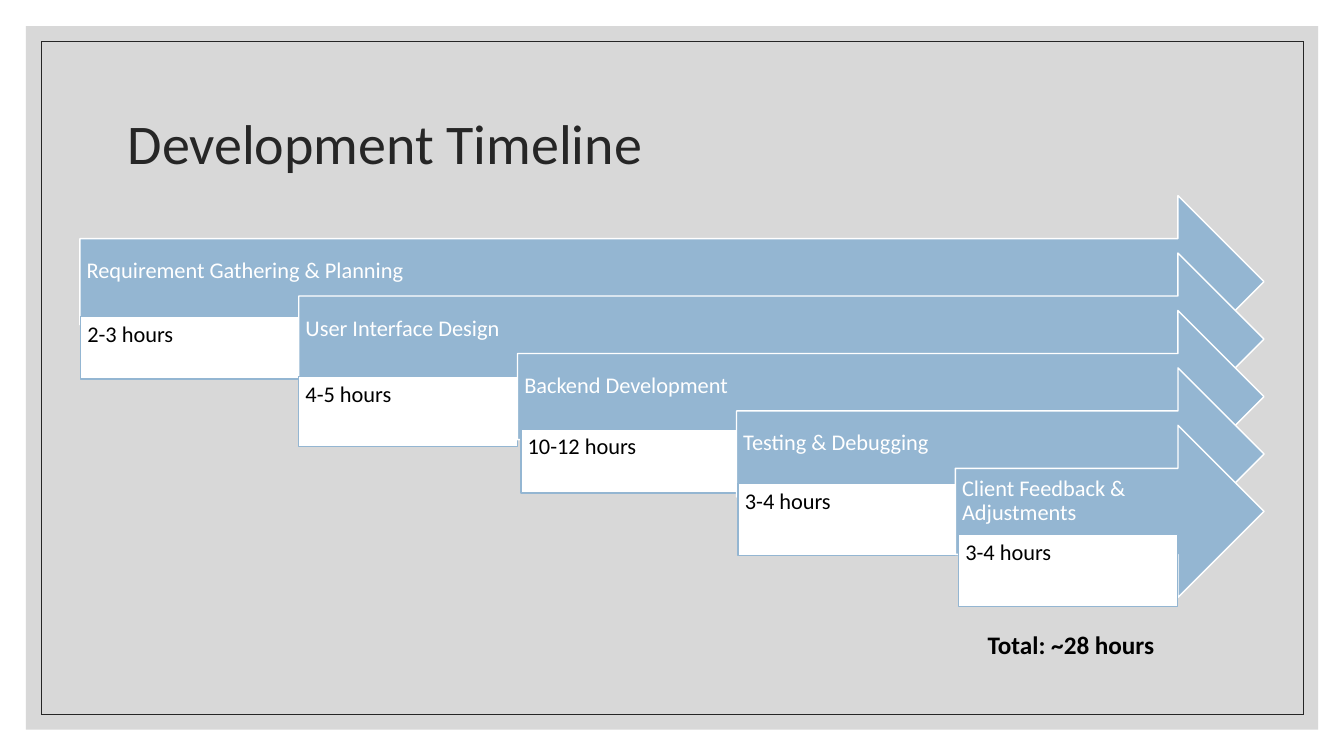
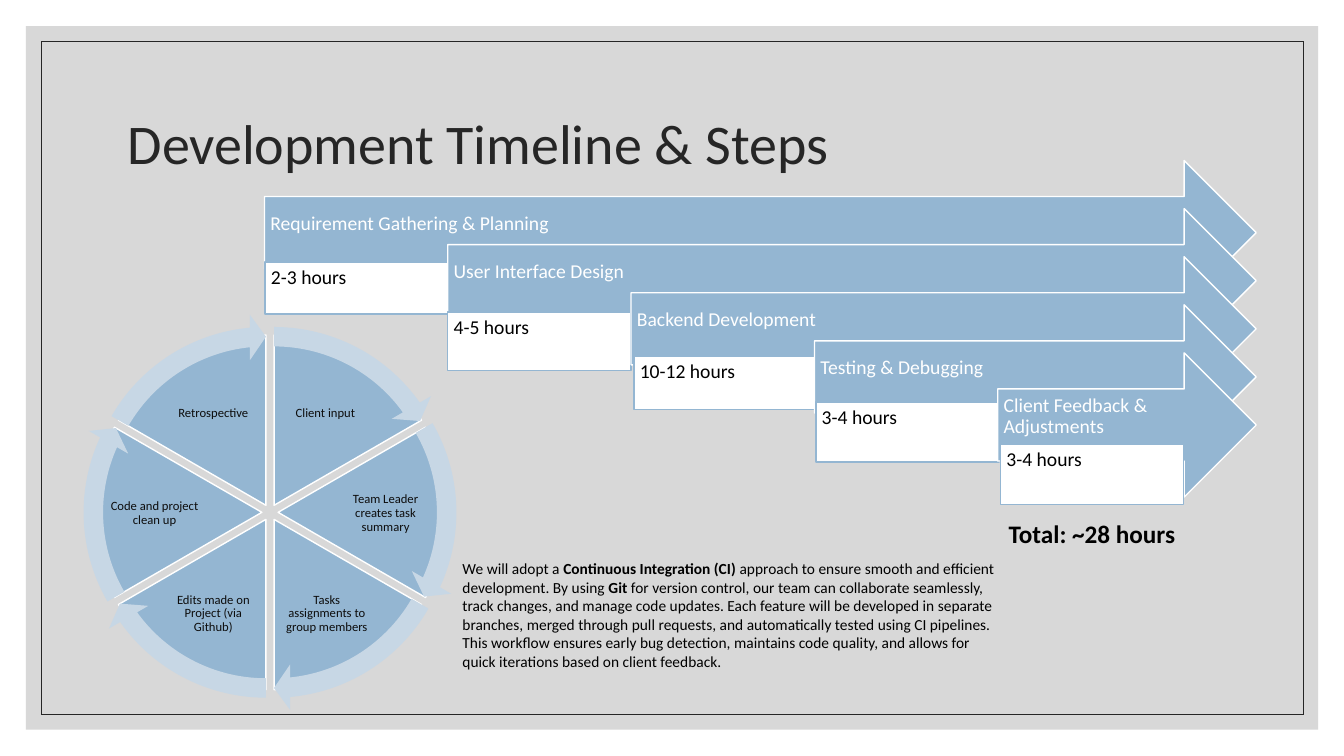
Before and after one commit to MrPlouf/DIP392-Locotion, a slide deck: slide 5 of project_docs/LOCOTION_Presentation.pptx. Drawn at 1344x756 pixels with LibreOffice and Linux fonts; fonts in the diff are those of the drawing. Boxes give left, top, right and bottom in pixels: in the first picture for what was removed or moved away, otherwise in the second. Text is boxed around its words. In the diff, an @@ line names an element or a change of style, - is before the commit and + after.

Commit message:
Edit v1.0 of presentation

```diff
--- a/project_docs/LOCOTION_Presentation.pptx
+++ b/project_docs/LOCOTION_Presentation.pptx
@@ title at box(128, 125, 828, 173): text changed @@
-Development Timeline
+Development Timeline & Steps
@@ right arrow: place and size @@
-right arrow at box(80, 196, 1264, 368)
+right arrow at box(264, 160, 1256, 304)
@@ text "Requirement Gathering & Planning": place and size @@
-text "Requirement Gathering & Planning" at box(87, 262, 403, 282)
+text "Requirement Gathering & Planning" at box(270, 216, 549, 233)
@@ right arrow: place and size @@
-right arrow at box(298, 253, 1264, 425)
+right arrow at box(448, 209, 1256, 353)
@@ size 16 to 14 pt in 10 elements at box(1004, 398, 1129, 436), box(820, 360, 983, 377), box(454, 264, 624, 281), box(637, 312, 816, 329), box(270, 216, 549, 233), box(1006, 452, 1082, 466), box(822, 410, 897, 424), box(640, 364, 735, 378), box(454, 320, 529, 334), box(271, 270, 346, 284) @@
@@ text "2-3 hours": place and size @@
-text "2-3 hours" at box(87, 326, 173, 342)
+text "2-3 hours" at box(271, 270, 346, 284)
@@ rectangle: place and size @@
-rectangle at box(81, 317, 299, 379)
+rectangle at box(265, 262, 449, 315)
@@ text "User Interface Design": place and size @@
-text "User Interface Design" at box(305, 321, 499, 340)
+text "User Interface Design" at box(454, 264, 624, 281)
@@ right arrow: place and size @@
-right arrow at box(517, 311, 1264, 483)
+right arrow at box(631, 257, 1256, 401)
@@ text "Backend Development": place and size @@
-text "Backend Development" at box(524, 377, 728, 397)
+text "Backend Development" at box(637, 312, 816, 329)
@@ group added at box(71, 315, 470, 711): 6 pie slice (boxed as its full ellipse)s, 6 texts, 6 circular arrows @@
+Client input
+Team Leader creates task summary
+Tasks assignments to group members
+Edits made on Project (via Github)
+Code and project clean up
+Retrospective
@@ text "4-5 hours": place and size @@
-text "4-5 hours" at box(305, 386, 391, 402)
+text "4-5 hours" at box(454, 320, 529, 334)
@@ rectangle: place and size @@
-rectangle at box(298, 377, 517, 447)
+rectangle at box(448, 313, 631, 371)
@@ right arrow: place and size @@
-right arrow at box(737, 368, 1264, 540)
+right arrow at box(815, 304, 1256, 449)
@@ text "10-12 hours": place and size @@
-text "10-12 hours" at box(528, 438, 636, 454)
+text "10-12 hours" at box(640, 364, 735, 378)
@@ rectangle: place and size @@
-rectangle at box(521, 429, 740, 493)
+rectangle at box(634, 356, 818, 409)
@@ text "Testing & Debugging": place and size @@
-text "Testing & Debugging" at box(743, 434, 929, 454)
+text "Testing & Debugging" at box(820, 360, 983, 377)
@@ right arrow: place and size @@
-right arrow at box(956, 425, 1264, 598)
+right arrow at box(998, 353, 1257, 497)
@@ text "Client Feedback & Adjustments": place and size @@
-text "Client Feedback & Adjustments" at box(962, 480, 1105, 524)
+text "Client Feedback & Adjustments" at box(1004, 398, 1129, 436)
@@ text "3-4 hours": place and size @@
-text "3-4 hours" at box(745, 493, 830, 509)
+text "3-4 hours" at box(822, 410, 897, 424)
@@ rectangle: place and size @@
-rectangle at box(738, 484, 957, 556)
+rectangle at box(816, 402, 999, 462)
@@ text "3-4 hours": place and size @@
-text "3-4 hours" at box(965, 544, 1051, 560)
+text "3-4 hours" at box(1006, 452, 1082, 466)
@@ rectangle: place and size @@
-rectangle at box(959, 534, 1178, 607)
+rectangle at box(1001, 445, 1185, 505)
@@ text "Total: ~28 hours": place and size @@
-text "Total: ~28 hours" at box(988, 636, 1154, 654)
+text "Total: ~28 hours" at box(1009, 525, 1175, 543)
@@ text added at box(462, 562, 994, 670), 11 pt, text #000000 @@
+We will adopt a Continuous Integration (CI) approach to ensure smooth and efficient development. By using Git for version control, our team can collaborate seamlessly, track changes, and manage code updates. Each feature will be developed in separate branches, merged through pull requests, and automatically tested using CI pipelines. This workflow ensures early bug detection, maintains code quality, and allows for quick iterations based on client feedback.
```
Also in this commit, not shown: 3 other slides changed, 2 slides added.
